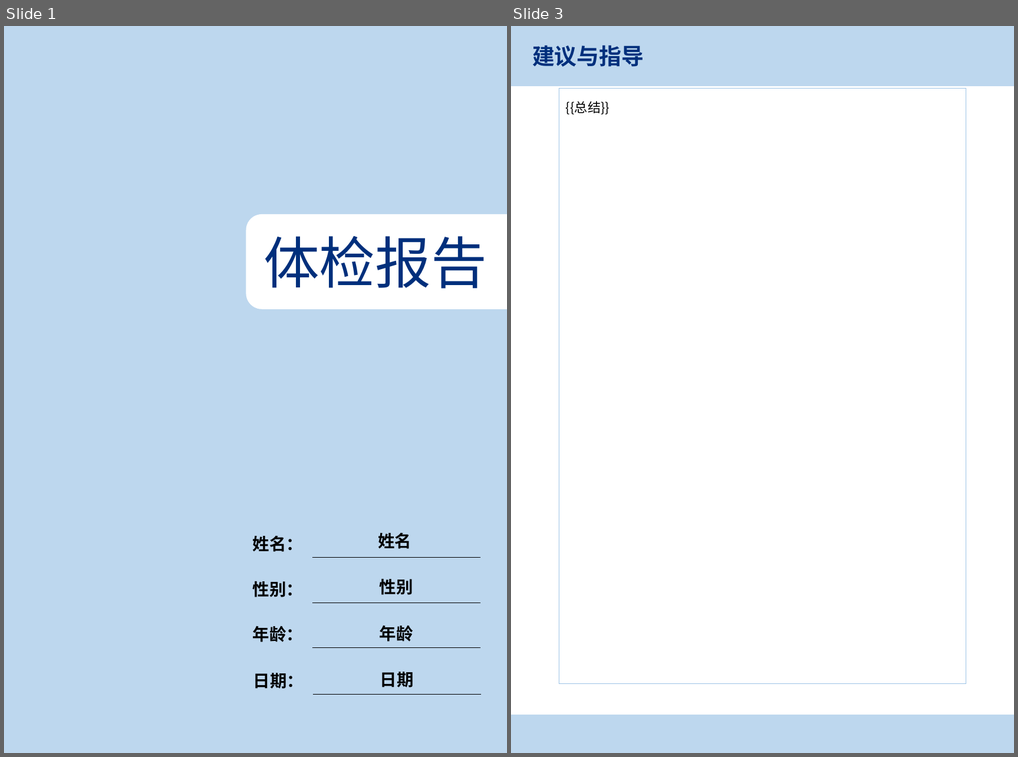
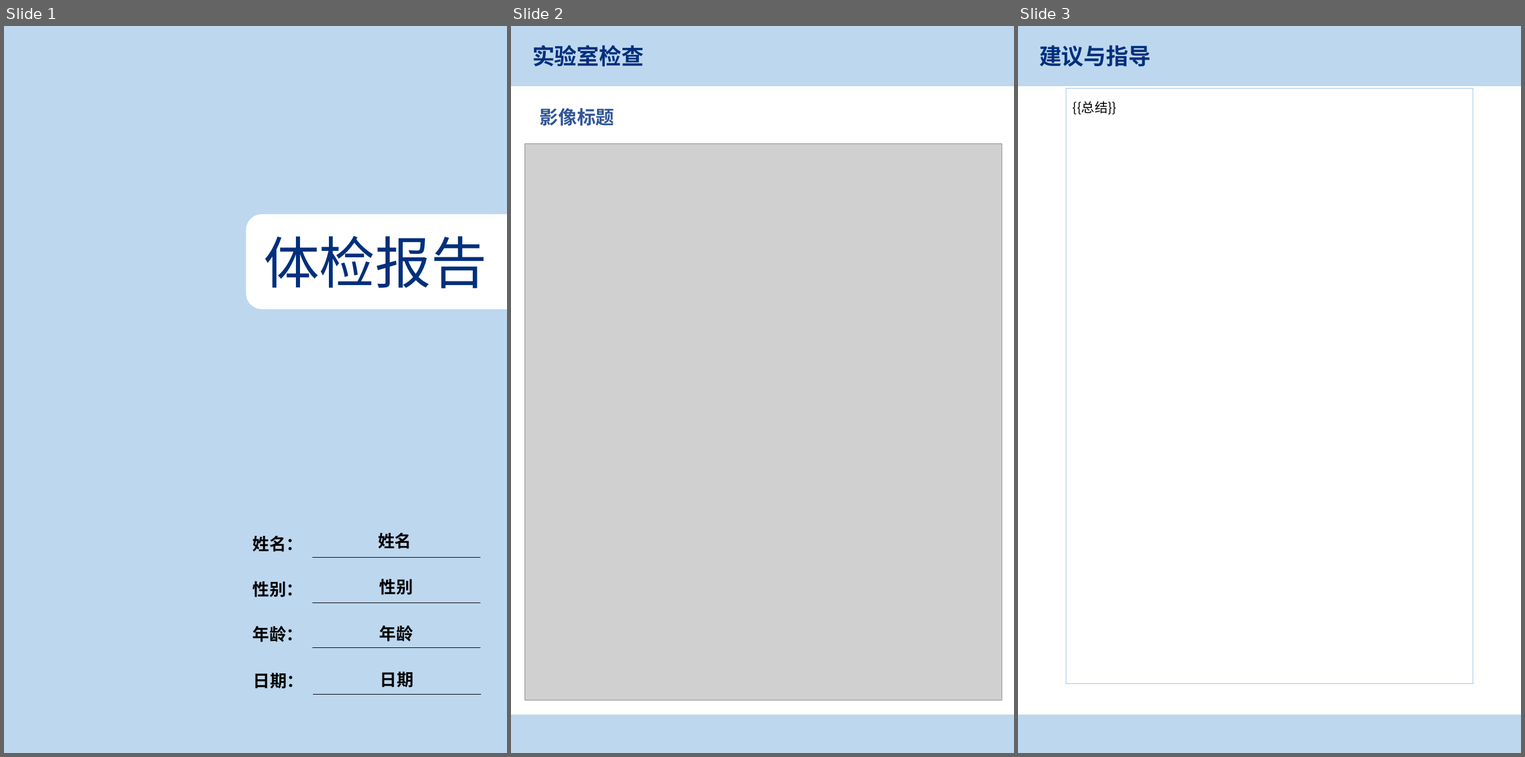
Before and after one commit to CodeDogLSY/ai_health_check_report, a slide deck: 2025员工体检报告（模板）.pptx. Shown side by side, each under a label of ours: slides 1 and 3 before the commit, slides 1, 2 and 3 after it; the slides between them are not shown. The pictures are 1018x757 and 1525x757 pixels, drawn with LibreOffice and Linux fonts; fonts in the diff are those of the drawing; grey boxes stand for pictures; background and template pictures are left out. Boxes give left, top, right and bottom in pixels: in the first picture for what was removed or moved away, otherwise in the second. Text is boxed around its words. In the diff, an @@ line names an element or a change of style, - is before the commit and + after.

```diff
--- a/2025员工体检报告（模板）.pptx
+++ b/2025员工体检报告（模板）.pptx
@@ slide 2 added at (x1=511, y1=26, x2=1014, y2=753), background #FFFFFF; not listed: 2 template elements that a slide beside it also shows @@
@@ text added at (x1=532, y1=45, x2=644, y2=67), 24 pt, text #002F7C, bold @@
+实验室检查
@@ text added at (x1=540, y1=108, x2=615, y2=126), 20 pt, text #2F5597, bold @@
+影像标题
@@ picture added at (x1=525, y1=143, x2=1002, y2=700) @@
```
Also in this commit, not shown: 1 slide removed, 3 other files.
